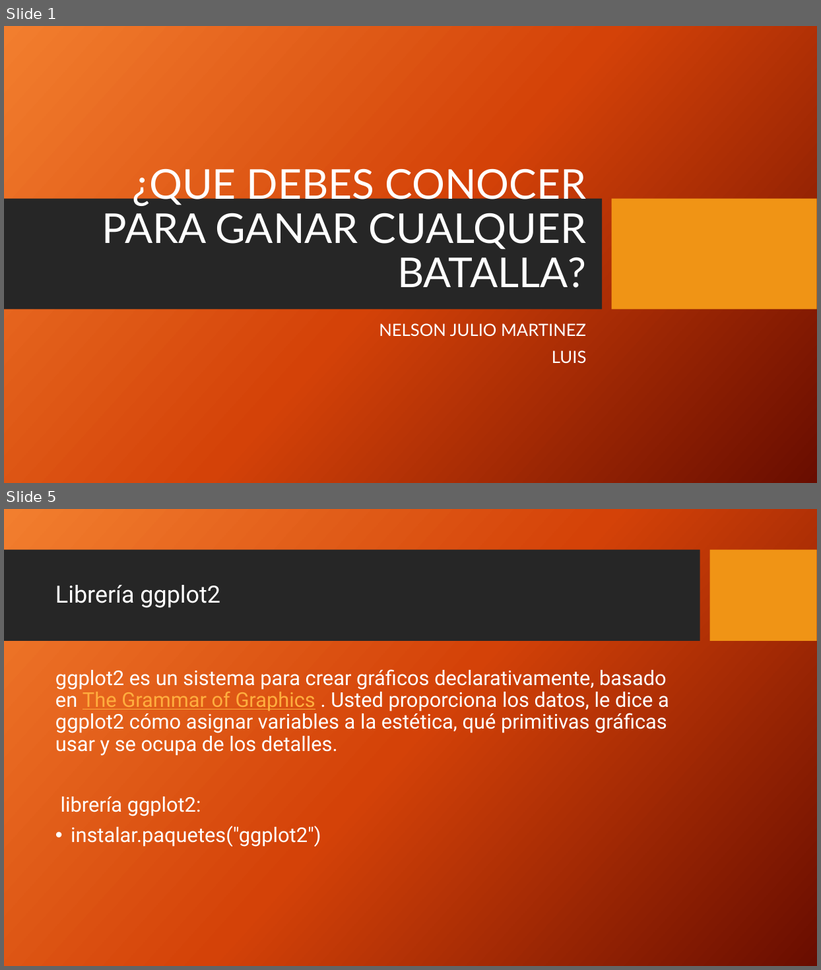
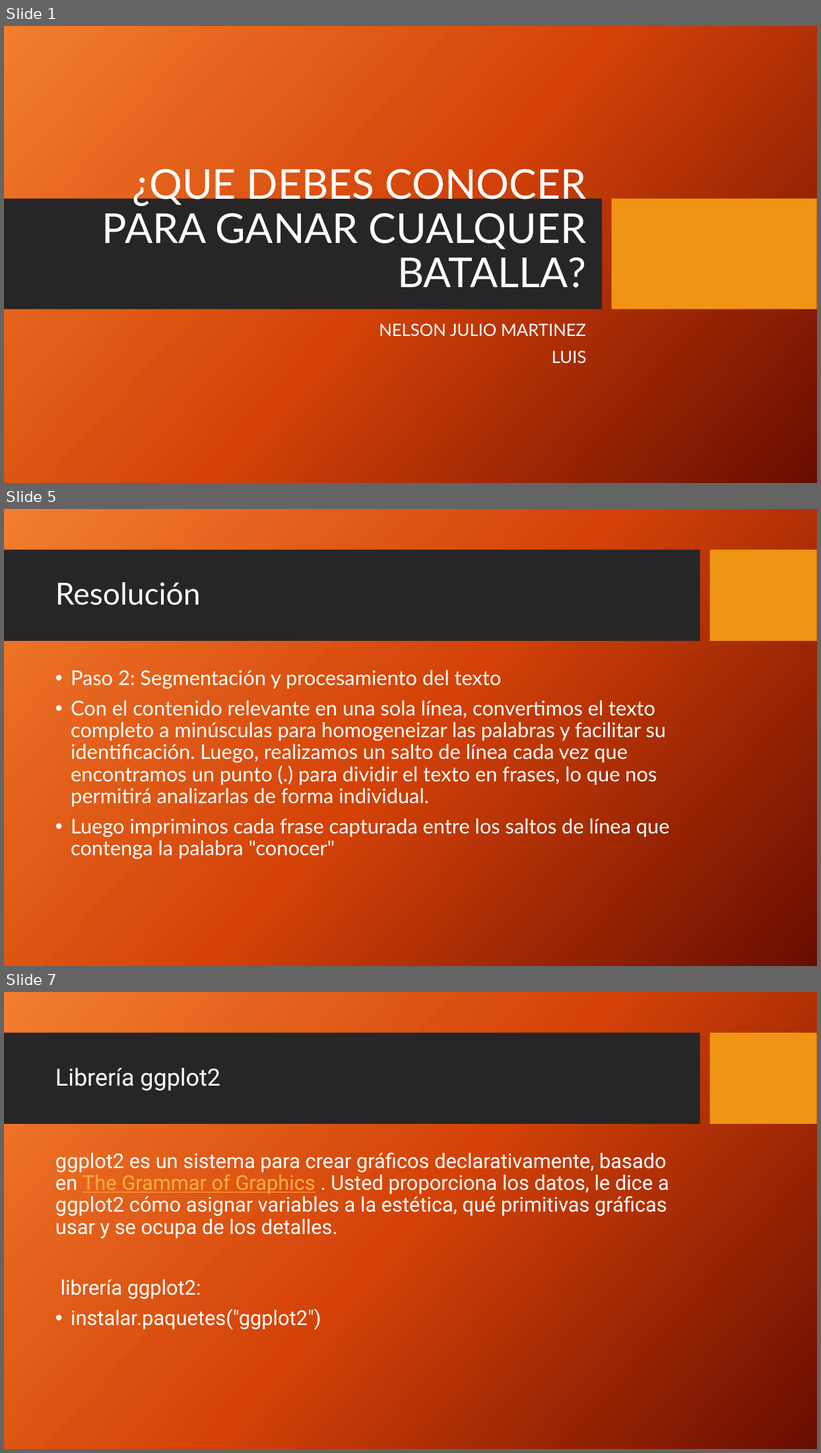
Before and after one commit to Byneros/TallerGestionDeDatosElArteDeLaGuerra, a slide deck: QUE DEBES CONOCER PARA GANAR CUALQUER BATALLA OTRA VERSION.pptx. Shown one above the other, each under a label of ours: slides 1 and 5 before the commit, slides 1, 5 and 7 after it; the slides between them are not shown. The pictures are 821x970 and 821x1453 pixels, drawn with LibreOffice and Linux fonts; fonts in the diff are those of the drawing; background and template pictures are left out. Boxes give left, top, right and bottom in pixels: in the first picture for what was removed or moved away, otherwise in the second. Text is boxed around its words. In the diff, an @@ line names an element or a change of style, - is before the commit and + after.

```diff
--- a/QUE DEBES CONOCER PARA GANAR CUALQUER BATALLA OTRA VERSION.pptx
+++ b/QUE DEBES CONOCER PARA GANAR CUALQUER BATALLA OTRA VERSION.pptx
@@ slide 5 added at [4, 509, 817, 966], background picture (left out); not listed: 2 template elements that a slide beside it also shows @@
@@ title added at [55, 582, 201, 605], 36 pt, text #FFFFFF @@
+Resolución
@@ text added at [71, 670, 670, 859], 24 pt, text #FFFFFF @@
+• Paso 2: Segmentación y procesamiento del texto
+• Con el contenido relevante en una sola línea, convertimos el texto completo a minúsculas para homogeneizar las palabras y facilitar su identificación. Luego, realizamos un salto de línea cada vez que encontramos un punto (.) para dividir el texto en frases, lo que nos permitirá analizarlas de forma individual.
+• Luego impriminos cada frase capturada entre los saltos de línea que contenga la palabra "conocer"
@@ what was slide 5 is now slide 7 @@
```
Also in this commit, not shown: 3 slides changed, 4 other slides added, 3 other files.
